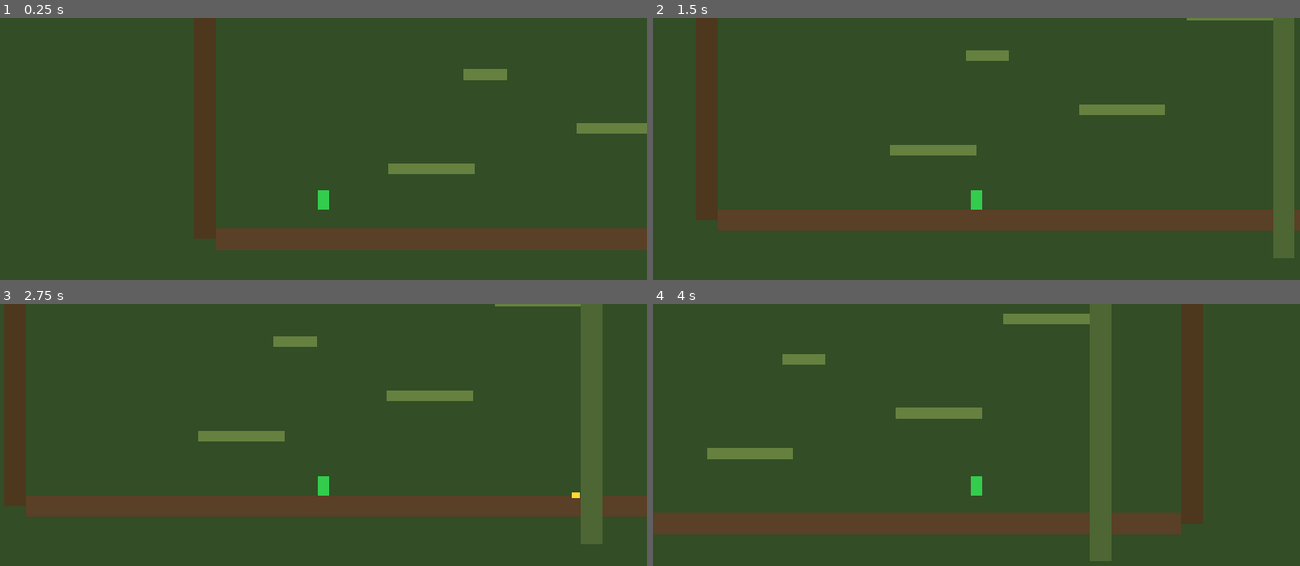
Above: before the commit, frames 1-4 (two rows, left to right).
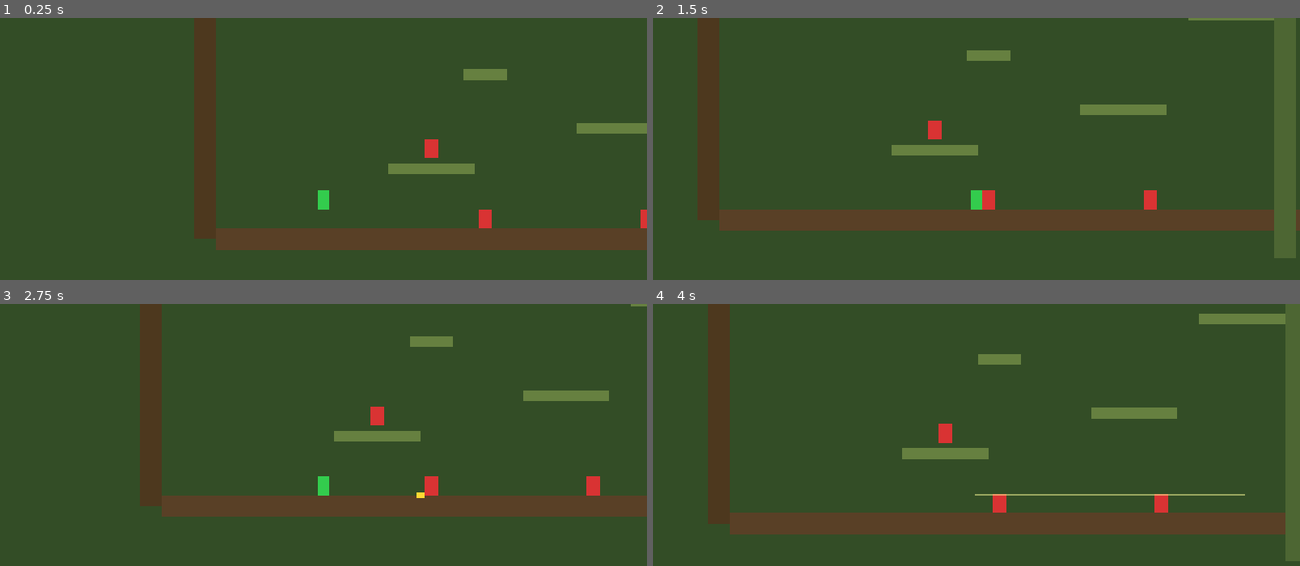
Above: after the commit, the same moments.

Repository: ButterlyEffect/ProjectLegend
Game: Godot game, scene res://scenes/player/test_level.tscn
The game is run twice, just before and just after one commit, with the same random seed, the same clock (stepped at 60 frames per second) and the same inputs.
Inputs (mouse positions are in pixels of both pictures, inside the frame that each line leads up to):
- Up to frame 1 (0.25 s): no input
- Up to frame 2 (1.5 s): tap Enter at 0.5 s; move the mouse to (1118, 180) at 0.52 s; hold D (move_right) from 0.53 s (still down); tap F (attack) at 0.6 s; click (1118, 180) at 0.67 s; tap Space (jump) at 0.77 s; tap Shift (slide) at 0.8, 1.35 s; move the mouse to (847, 217) at 1.27 s
- Up to frame 3 (2.75 s): tap Space (jump) at 1.52 s; tap E (throw_blade) at 1.55 s; move the mouse to (388, 406) at 2.02 s; release D (move_right) at 2.03 s; hold A (move_left) from 2.03 s (still down); hold E (throw_blade) from 2.03 s (still down); tap F (attack) at 2.3 s
- Up to frame 4 (4 s): move the mouse to (944, 558) at 2.77 s; release A (move_left) at 2.78 s; release E (throw_blade) at 2.78 s; hold D (move_right) from 2.78 s (still down); tap F (attack) at 2.85 s; click (944, 558) at 2.92 s; tap Space (jump) at 3.02, 3.77 s; tap Shift (slide) at 3.05 s; move the mouse to (1170, 539) at 3.52 s; hold E (throw_blade) from 3.53 s (still down); tap R (recall_blade) at 3.6 s

The runs differ from the first frame. In frame 1, 0.4% of the frame differs, in the area x 65-100%, y 46-81%; in frame 2, 1.2%; in frame 3, 13%; in frame 4, 17%, in the area x 0-100%, y 0-99%.

Commit message:
Add blade melee attacks and player health (Stories 2.1, 2.2)
Story 2.1: Attack overlay system — swing blade from any movement state,
hitbox gated on blade is_held(), configurable damage/frames/cooldown.
DummyTarget enemy scene for testing (3 HP, respawns).

Story 2.2: PlayerHealth component with i-frames, knockback, death freeze,
and respawn. Contact damage uses physics_process polling for reliability.

Co-Authored-By: Claude Opus 4.6 (1M context) <noreply@anthropic.com>

Diff:
--- /dev/null
+++ b/game/scenes/enemies/dummy_target.gd
@@ -0,0 +1,66 @@
+extends StaticBody2D
+## Simple training target for testing melee attacks.
+## Takes damage, flashes, and respawns after being destroyed.
+
+signal damaged(amount: int)
+signal destroyed
+
+@export var max_hp: int = 3
+@export var contact_damage: int = 1
+@export var respawn_delay: float = 2.0
+
+var _current_hp: int
+var _original_color: Color
+
+
+func _ready() -> void:
+	_current_hp = max_hp
+	_original_color = $Visual.color
+
+
+func _physics_process(_delta: float) -> void:
+	for area in $DamageZone.get_overlapping_areas():
+		var player: Node = area.get_parent()
+		var health: Node = player.get_node_or_null("PlayerHealth")
+		if health and health.has_method("take_damage"):
+			health.take_damage(contact_damage, global_position)
+
+
+func take_damage(amount: int) -> void:
+	_current_hp -= amount
+	damaged.emit(amount)
+	print("DummyTarget hit! HP: ", _current_hp, "/", max_hp)
+	_flash_hit()
+	if _current_hp <= 0:
+		_die()
+
+
+func _flash_hit() -> void:
+	$Visual.color = Color.WHITE
+	await get_tree().create_timer(0.08).timeout
+	if is_inside_tree():
+		$Visual.color = _original_color
+
+
+func _die() -> void:
+	destroyed.emit()
+	print("DummyTarget destroyed!")
+	visible = false
+	$Hurtbox.monitoring = false
+	$Hurtbox.monitorable = false
+	$DamageZone.monitoring = false
+	$CollisionShape2D.set_deferred("disabled", true)
+	await get_tree().create_timer(respawn_delay).timeout
+	if is_inside_tree():
+		_respawn()
+
+
+func _respawn() -> void:
+	_current_hp = max_hp
+	visible = true
+	$Hurtbox.monitoring = true
+	$Hurtbox.monitorable = true
+	$DamageZone.monitoring = true
+	$CollisionShape2D.set_deferred("disabled", false)
+	$Visual.color = _original_color
+	print("DummyTarget respawned!")
--- /dev/null
+++ b/game/scenes/enemies/dummy_target.tscn
@@ -0,0 +1,47 @@
+[gd_scene load_steps=4 format=3 uid="uid://bdummytarget001"]
+
+[ext_resource type="Script" path="res://scenes/enemies/dummy_target.gd" id="1"]
+
+[sub_resource type="RectangleShape2D" id="body_shape"]
+size = Vector2(10, 14)
+
+[sub_resource type="RectangleShape2D" id="hurtbox_shape"]
+size = Vector2(12, 16)
+
+[sub_resource type="RectangleShape2D" id="damage_zone_shape"]
+size = Vector2(14, 16)
+
+[node name="DummyTarget" type="StaticBody2D"]
+collision_layer = 1
+collision_mask = 0
+script = ExtResource("1")
+
+[node name="CollisionShape2D" type="CollisionShape2D" parent="."]
+position = Vector2(0, -7)
+shape = SubResource("body_shape")
+
+[node name="Visual" type="ColorRect" parent="."]
+offset_left = -5.0
+offset_top = -14.0
+offset_right = 5.0
+offset_bottom = 0.0
+color = Color(0.85, 0.2, 0.2, 1)
+
+[node name="Hurtbox" type="Area2D" parent="."]
+collision_layer = 16
+collision_mask = 8
+monitoring = true
+monitorable = true
+
+[node name="CollisionShape2D" type="CollisionShape2D" parent="Hurtbox"]
+position = Vector2(0, -7)
+shape = SubResource("hurtbox_shape")
+
+[node name="DamageZone" type="Area2D" parent="."]
+collision_layer = 0
+collision_mask = 32
+monitoring = true
+
+[node name="CollisionShape2D" type="CollisionShape2D" parent="DamageZone"]
+position = Vector2(0, -7)
+shape = SubResource("damage_zone_shape")
--- a/game/scenes/player/movement_controller.gd
+++ b/game/scenes/player/movement_controller.gd
@@ -9,6 +9,8 @@
 signal wall_slide_started
 signal player_died
 signal respawned
+signal attack_started
+signal attack_hit(target: Node2D)
 
 # --- States ---
 const STATE_IDLE := &"idle"
@@ -44,9 +46,18 @@
 @export var slide_duration: float = 0.35
 @export var slide_cooldown: float = 0.1
 
+@export_group("Attack")
+@export var attack_damage: int = 1
+@export var attack_hitbox_frames: int = 4  # Active window at 60Hz
+@export var attack_cooldown_frames: int = 12  # ~200ms between attacks
+
 # --- Node references ---
 @onready var sprite: ColorRect = $Sprite2D
 @onready var blade_pivot: Node2D = $BladePivot
+@onready var throw_physics: Node = $BladePivot/Blade/ThrowPhysics
+@onready var attack_hitbox: Area2D = $AttackHitbox
+@onready var attack_shape: CollisionShape2D = $AttackHitbox/CollisionShape2D
+@onready var animation_player: AnimationPlayer = $AnimationPlayer
 
 # --- Private state ---
 var _current_state: StringName = STATE_IDLE
@@ -58,6 +69,10 @@
 var _is_invincible: bool = false
 var _last_safe_position: Vector2 = Vector2.ZERO
 var _wall_direction: int = 0  # -1 left, 1 right, 0 none
+var _is_attacking: bool = false
+var _attack_timer: int = 0
+var _attack_cooldown_timer: int = 0
+var _attack_targets_hit: Array[Node2D] = []  # Prevent multi-hit per swing
 
 
 func _ready() -> void:
@@ -67,6 +82,8 @@
 func _physics_process(delta: float) -> void:
 	_update_timers(delta)
 	_detect_wall()
+	_try_attack()
+	_update_attack()
 
 	match _current_state:
 		STATE_IDLE:
@@ -221,6 +238,45 @@
 			_slide_cooldown_timer = slide_cooldown
 
 
+# --- Attack overlay ---
+
+func _try_attack() -> void:
+	if not Input.is_action_just_pressed("attack"):
+		return
+	if _is_attacking or _attack_cooldown_timer > 0:
+		return
+	if not throw_physics.is_held():
+		return
+	_is_attacking = true
+	_attack_timer = attack_hitbox_frames
+	_attack_targets_hit.clear()
+	# Position hitbox on facing side
+	var offset_x: float = 8.0 if _facing_right else -8.0
+	attack_shape.position = Vector2(offset_x, -7.0)
+	attack_hitbox.monitoring = true
+	animation_player.play("attack_swing")
+	attack_started.emit()
+
+
+func _update_attack() -> void:
+	if not _is_attacking:
+		return
+	# Check for overlapping hurtboxes
+	for area in attack_hitbox.get_overlapping_areas():
+		if area in _attack_targets_hit:
+			continue
+		var target: Node = area.get_parent()
+		if target.has_method("take_damage"):
+			target.take_damage(attack_damage)
+			_attack_targets_hit.append(area)
+			attack_hit.emit(target)
+	_attack_timer -= 1
+	if _attack_timer <= 0:
+		_is_attacking = false
+		attack_hitbox.monitoring = false
+		_attack_cooldown_timer = attack_cooldown_frames
+
+
 # --- Helpers ---
 
 func _get_move_input() -> float:
@@ -285,6 +341,8 @@
 		_jump_buffer_timer -= 1
 	if _slide_cooldown_timer > 0.0:
 		_slide_cooldown_timer -= delta
+	if _attack_cooldown_timer > 0:
+		_attack_cooldown_timer -= 1
 
 
 func _update_safe_position() -> void:
@@ -311,6 +369,15 @@
 		_change_state(STATE_FALL)
 
 
+func apply_knockback(force: Vector2) -> void:
+	## Called by PlayerHealth when taking damage.
+	velocity = force
+	if _current_state == STATE_SLIDE:
+		_slide_timer = 0.0
+		slide_ended.emit()
+	_change_state(STATE_FALL)
+
+
 func is_sliding() -> bool:
 	return _current_state == STATE_SLIDE
 
@@ -321,3 +388,7 @@
 
 func get_facing_direction() -> Vector2:
 	return Vector2.RIGHT if _facing_right else Vector2.LEFT
+
+
+func is_attacking() -> bool:
+	return _is_attacking
--- a/game/scenes/player/player.tscn
+++ b/game/scenes/player/player.tscn
@@ -1,9 +1,10 @@
-[gd_scene load_steps=5 format=3 uid="uid://bplayer001"]
+[gd_scene load_steps=10 format=3 uid="uid://bplayer001"]
 
 [ext_resource type="Script" path="res://scenes/player/movement_controller.gd" id="1"]
 [ext_resource type="Script" path="res://scenes/player/blade/throw_physics.gd" id="2"]
 [ext_resource type="Script" path="res://scenes/player/blade/teleport_executor.gd" id="3"]
 [ext_resource type="Script" path="res://scenes/player/blade/companion_state.gd" id="4"]
+[ext_resource type="Script" path="res://scenes/player/player_health.gd" id="5"]
 
 [sub_resource type="RectangleShape2D" id="player_collision"]
 size = Vector2(8, 14)
@@ -13,6 +14,34 @@
 
 [sub_resource type="RectangleShape2D" id="clearance_shape"]
 size = Vector2(8, 14)
+
+[sub_resource type="RectangleShape2D" id="attack_hitbox_shape"]
+size = Vector2(12, 10)
+
+[sub_resource type="RectangleShape2D" id="player_hurtbox_shape"]
+size = Vector2(8, 14)
+
+[sub_resource type="Animation" id="attack_swing"]
+resource_name = "attack_swing"
+length = 0.067
+step = 0.0167
+tracks/0/type = "value"
+tracks/0/imported = false
+tracks/0/enabled = true
+tracks/0/path = NodePath("Sprite2D:color")
+tracks/0/interp = 1
+tracks/0/loop_wrap = true
+tracks/0/keys = {
+"times": PackedFloat32Array(0, 0.033, 0.067),
+"transitions": PackedFloat32Array(1, 1, 1),
+"update": 1,
+"values": [Color(1, 1, 1, 1), Color(1, 1, 1, 1), Color(0.2, 0.8, 0.3, 1)]
+}
+
+[sub_resource type="AnimationLibrary" id="attack_library"]
+_data = {
+&"attack_swing": SubResource("attack_swing")
+}
 
 [node name="Player" type="CharacterBody2D"]
 collision_layer = 2
@@ -62,6 +91,33 @@
 [node name="CompanionState" type="Node2D" parent="BladePivot/Blade"]
 script = ExtResource("4")
 
+[node name="AttackHitbox" type="Area2D" parent="."]
+collision_layer = 8
+collision_mask = 16
+monitoring = false
+monitorable = false
+
+[node name="CollisionShape2D" type="CollisionShape2D" parent="AttackHitbox"]
+position = Vector2(8, -7)
+shape = SubResource("attack_hitbox_shape")
+
+[node name="AnimationPlayer" type="AnimationPlayer" parent="."]
+libraries = {
+&"": SubResource("attack_library")
+}
+
+[node name="PlayerHealth" type="Node2D" parent="."]
+script = ExtResource("5")
+
+[node name="Hurtbox" type="Area2D" parent="."]
+collision_layer = 32
+collision_mask = 0
+monitorable = true
+
+[node name="CollisionShape2D" type="CollisionShape2D" parent="Hurtbox"]
+position = Vector2(0, -7)
+shape = SubResource("player_hurtbox_shape")
+
 [node name="Camera2D" type="Camera2D" parent="."]
 position = Vector2(0, -7)
 zoom = Vector2(1, 1)
--- /dev/null
+++ b/game/scenes/player/player_health.gd
@@ -0,0 +1,86 @@
+extends Node2D
+## Player health component. Manages HP, i-frames, damage flash, knockback, and death.
+## Attach as child of the Player CharacterBody2D.
+
+signal player_damaged(amount: int)
+signal player_died
+
+@export var max_hp: int = 5
+@export var iframes_duration: float = 1.0  # Seconds of invincibility after hit
+@export var knockback_force: float = 150.0
+@export var flash_interval: float = 0.08  # Seconds between flash toggles during i-frames
+
+var current_hp: int
+var _iframes_timer: float = 0.0
+var _flash_timer: float = 0.0
+var _player: CharacterBody2D
+var _sprite: ColorRect
+var _original_color: Color
+
+
+func _ready() -> void:
+	_player = get_parent() as CharacterBody2D
+	_sprite = _player.get_node("Sprite2D") as ColorRect
+	_original_color = _sprite.color
+	current_hp = max_hp
+
+
+func _physics_process(delta: float) -> void:
+	if _iframes_timer > 0.0:
+		_iframes_timer -= delta
+		_flash_timer -= delta
+		if _flash_timer <= 0.0:
+			_sprite.visible = not _sprite.visible
+			_flash_timer = flash_interval
+		if _iframes_timer <= 0.0:
+			_sprite.visible = true
+			_sprite.color = _original_color
+			_player._is_invincible = false
+
+
+func take_damage(amount: int, damage_source_position: Vector2) -> void:
+	if _player.is_invincible():
+		return
+	current_hp = max(current_hp - amount, 0)
+	player_damaged.emit(amount)
+	print("Player hit! HP: ", current_hp, "/", max_hp)
+	# i-frames
+	_iframes_timer = iframes_duration
+	_flash_timer = flash_interval
+	_player._is_invincible = true
+	_sprite.color = Color(1.0, 0.3, 0.3, 1.0)
+	# Knockback away from damage source
+	var knockback_dir: Vector2 = (_player.global_position - damage_source_position).normalized()
+	if knockback_dir == Vector2.ZERO:
+		knockback_dir = _player.get_facing_direction() * -1.0
+	_player.apply_knockback(knockback_dir * knockback_force)
+	# Death check
+	if current_hp <= 0:
+		_die()
+
+
+func _die() -> void:
+	player_died.emit()
+	print("Player died!")
+	# Freeze briefly so death is visible
+	_player.set_physics_process(false)
+	_sprite.visible = true
+	_sprite.color = Color(1.0, 0.0, 0.0, 1.0)
+	_iframes_timer = 0.0
+	_player._is_invincible = true
+	await get_tree().create_timer(0.5).timeout
+	_player.set_physics_process(true)
+	_reset()
+	_player.respawn()
+
+
+func _reset() -> void:
+	current_hp = max_hp
+	_iframes_timer = 0.0
+	_sprite.visible = true
+	_sprite.color = _original_color
+	_player._is_invincible = false
+
+
+func heal(amount: int) -> void:
+	current_hp = min(current_hp + amount, max_hp)
--- a/game/scenes/player/test_level.gd
+++ b/game/scenes/player/test_level.gd
@@ -5,7 +5,10 @@
 @onready var player: CharacterBody2D = $Player
 @onready var throw_physics: Node = $Player/BladePivot/Blade/ThrowPhysics
 @onready var teleport_executor: Node = $Player/BladePivot/Blade/TeleportExecutor
+@onready var player_health: Node = $Player/PlayerHealth
 @onready var kill_zone: Area2D = $KillZone
+
+var _range_indicator: Line2D
 
 
 func _ready() -> void:
@@ -18,11 +21,23 @@
 	if teleport_executor:
 		teleport_executor.teleport_succeeded.connect(_on_teleport_succeeded)
 		teleport_executor.teleport_failed.connect(_on_teleport_failed)
+	# Connect attack signals
+	player.attack_started.connect(_on_attack_started)
+	player.attack_hit.connect(_on_attack_hit)
+	# Connect health signals
+	player_health.player_damaged.connect(_on_player_damaged)
+	player_health.player_died.connect(_on_player_died)
+	_range_indicator = Line2D.new()
+	_range_indicator.top_level = true
+	_range_indicator.width = 1.0
+	_range_indicator.default_color = Color(1.0, 1.0, 0.6, 0.5)
+	_range_indicator.visible = false
+	add_child(_range_indicator)
 
 
 func _physics_process(_delta: float) -> void:
-	# Blade throw input
-	if Input.is_action_just_pressed("throw_blade") and throw_physics.is_held():
+	# Blade throw input — hold to aim, release to throw
+	if Input.is_action_just_released("throw_blade") and throw_physics.is_held():
 		var aim: Vector2 = InputManager.get_aim_direction()
 		if aim == Vector2.ZERO:
 			aim = player.get_facing_direction()
@@ -36,10 +51,27 @@
 	if Input.is_action_just_pressed("recall_blade"):
 		throw_physics.recall()
 
+	_update_range_indicator()
+
+
+func _update_range_indicator() -> void:
+	if not throw_physics.is_held() or not Input.is_action_pressed("throw_blade"):
+		_range_indicator.visible = false
+		return
+	var aim: Vector2 = InputManager.get_aim_direction()
+	if aim == Vector2.ZERO:
+		aim = player.get_facing_direction()
+	_range_indicator.visible = true
+	_range_indicator.clear_points()
+	_range_indicator.add_point(player.global_position)
+	_range_indicator.add_point(player.global_position + aim * throw_physics.max_range)
+
 
 func _on_kill_zone_entered(body: Node2D) -> void:
 	if body == player:
 		player.respawn()
+		throw_physics.recall()
+		player_health._reset()
 
 
 func _on_blade_embedded(pos: Vector2, surface: StringName) -> void:
@@ -56,3 +88,20 @@
 
 func _on_teleport_failed(reason: StringName) -> void:
 	print("Teleport failed: ", reason)
+
+
+func _on_attack_started() -> void:
+	print("Attack swing!")
+
+
+func _on_attack_hit(target: Node2D) -> void:
+	print("Attack hit: ", target.name)
+
+
+func _on_player_damaged(amount: int) -> void:
+	print("Player took ", amount, " damage! HP: ", player_health.current_hp, "/", player_health.max_hp)
+
+
+func _on_player_died() -> void:
+	print("Player died! Respawning...")
+	throw_physics.recall()
--- a/game/scenes/player/test_level.tscn
+++ b/game/scenes/player/test_level.tscn
@@ -2,6 +2,7 @@
 
 [ext_resource type="PackedScene" uid="uid://bplayer001" path="res://scenes/player/player.tscn" id="1"]
 [ext_resource type="Script" uid="uid://hsk2rqmufqb" path="res://scenes/player/test_level.gd" id="2"]
+[ext_resource type="PackedScene" uid="uid://bdummytarget001" path="res://scenes/enemies/dummy_target.tscn" id="3"]
 
 [sub_resource type="RectangleShape2D" id="ground_shape"]
 size = Vector2(480, 16)
@@ -128,6 +129,15 @@
 offset_bottom = 100.0
 color = Color(0.3, 0.4, 0.2, 1)
 
+[node name="Target1" parent="." instance=ExtResource("3")]
+position = Vector2(200, 254)
+
+[node name="Target2" parent="." instance=ExtResource("3")]
+position = Vector2(320, 254)
+
+[node name="Target3" parent="." instance=ExtResource("3")]
+position = Vector2(160, 202)
+
 [node name="KillZone" type="Area2D" parent="." unique_id=5374452]
 position = Vector2(240, 310)
 collision_layer = 0
Not shown, added: game/scenes/enemies/dummy_target.gd.uid
Not shown, added: game/scenes/player/player_health.gd.uid
Not shown, changed: CLAUDE.md
